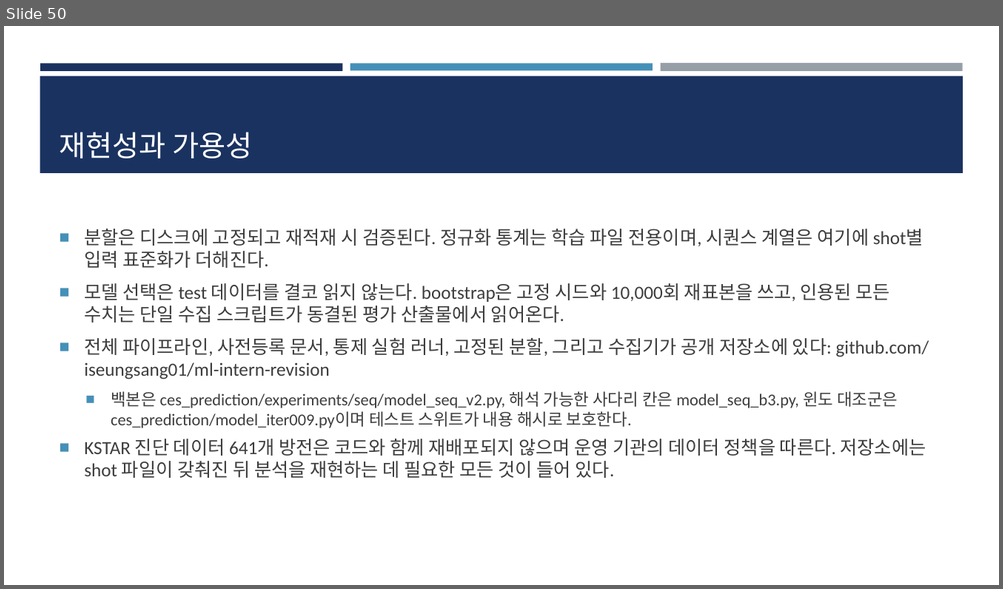
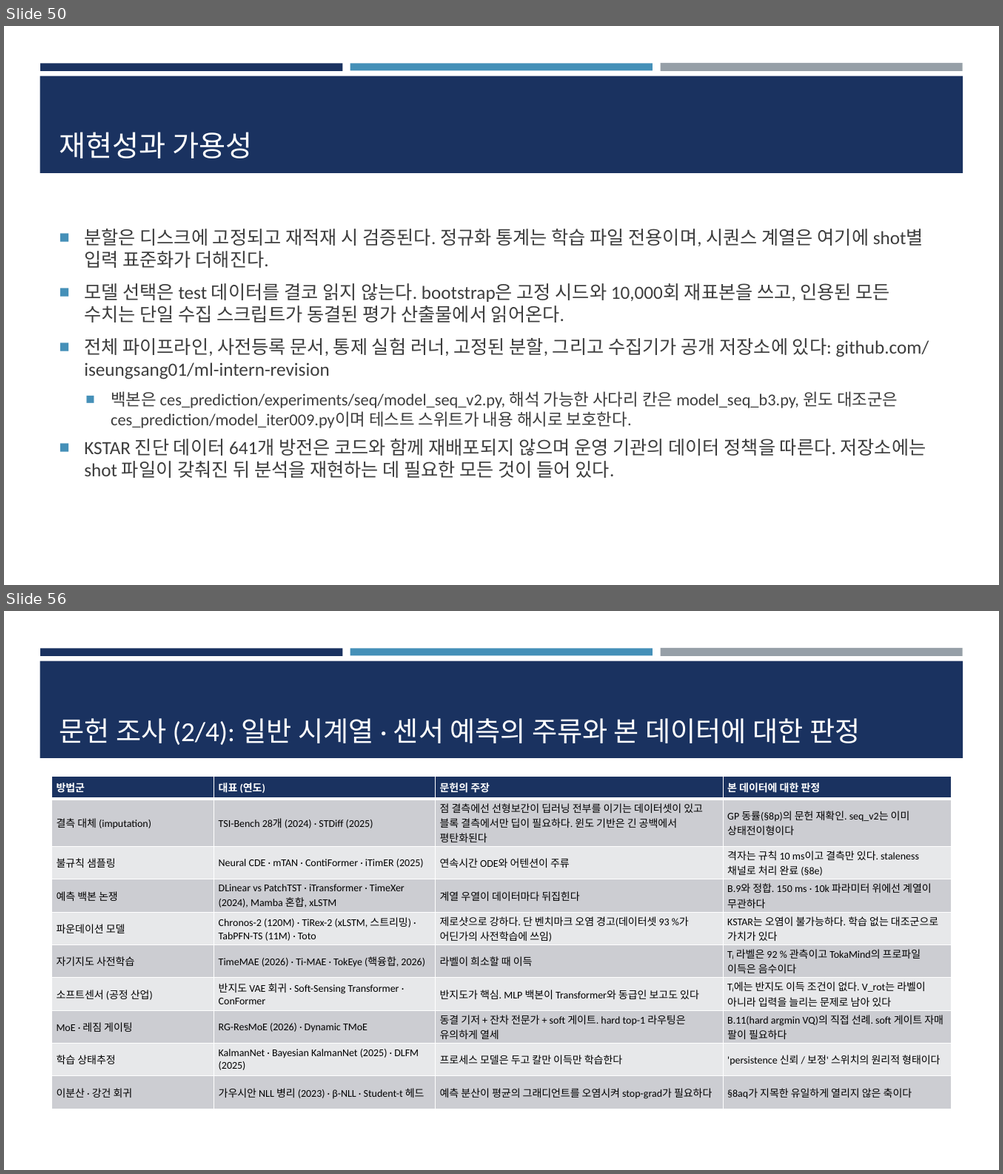
Before and after one commit to iseungsang01/ml-intern-revision, a slide deck: docs/presentation/KSTAR_CES_졸논정리_논문흐름.pptx. Shown one above the other, each under a label of ours: slide 50 before the commit, slides 50 and 56 after it; the slides between them are not shown. The pictures are 1003x589 and 1003x1174 pixels, drawn with LibreOffice and Linux fonts; fonts in the diff are those of the drawing. Boxes give left, top, right and bottom in pixels: in the first picture for what was removed or moved away, otherwise in the second. Text is boxed around its words. In the diff, an @@ line names an element or a change of style, - is before the commit and + after.

```diff
--- a/docs/presentation/KSTAR_CES_졸논정리_논문흐름.pptx
+++ b/docs/presentation/KSTAR_CES_졸논정리_논문흐름.pptx
@@ slide 56 added at (x1=4, y1=611, x2=999, y2=1170), background #FFFFFF; not listed: 4 template elements that a slide beside it also shows @@
@@ title added at (x1=60, y1=718, x2=859, y2=745), 26.5 pt, text #FFFFFF @@
+문헌 조사 (2/4): 일반 시계열 · 센서 예측의 주류와 본 데이터에 대한 판정
@@ table added at (x1=52, y1=777, x2=951, y2=1102), 10 rows, 4 columns @@
+방법군 | 대표 (연도) | 문헌의 주장 | 본 데이터에 대한 판정
+결측 대체 (imputation) | TSI-Bench 28개 (2024) · STDiff (2025) | 점 결측에선 선형보간이 딥러닝 전부를 이기는 데이터셋이 있고 블록 결측에서만 딥이 필요하다. 윈도 기반은 긴 공백에서 평탄화된다 | GP 동률(§8p)의 문헌 재확인. seq_v2는 이미 상태전이형이다
+불규칙 샘플링 | Neural CDE · mTAN · ContiFormer · iTimER (2025) | 연속시간 ODE와 어텐션이 주류 | 격자는 규칙 10 ms이고 결측만 있다. staleness 채널로 처리 완료 (§8e)
+예측 백본 논쟁 | DLinear vs PatchTST · iTransformer · TimeXer (2024), Mamba 혼합, xLSTM | 계열 우열이 데이터마다 뒤집힌다 | B.9와 정합. 150 ms · 10k 파라미터 위에선 계열이 무관하다
+파운데이션 모델 | Chronos-2 (120M) · TiRex-2 (xLSTM, 스트리밍) · TabPFN-TS (11M) · Toto | 제로샷으로 강하다. 단 벤치마크 오염 경고(데이터셋 93 %가 어딘가의 사전학습에 쓰임) | KSTAR는 오염이 불가능하다. 학습 없는 대조군으로 가치가 있다
+자기지도 사전학습 | TimeMAE (2026) · Ti-MAE · TokEye (핵융합, 2026) | 라벨이 희소할 때 이득 | Tᵢ 라벨은 92 % 관측이고 TokaMind의 프로파일 이득은 음수이다
+소프트센서 (공정 산업) | 반지도 VAE 회귀 · Soft-Sensing Transformer · ConFormer | 반지도가 핵심. MLP 백본이 Transformer와 동급인 보고도 있다 | Tᵢ에는 반지도 이득 조건이 없다. V_rot는 라벨이 아니라 입력을 늘리는 문제로 남아 있다
+MoE · 레짐 게이팅 | RG-ResMoE (2026) · Dynamic TMoE | 동결 기저 + 잔차 전문가 + soft 게이트. hard top-1 라우팅은 유의하게 열세 | B.11(hard argmin VQ)의 직접 선례. soft 게이트 자매 팔이 필요하다
+학습 상태추정 | KalmanNet · Bayesian KalmanNet (2025) · DLFM (2025) | 프로세스 모델은 두고 칼만 이득만 학습한다 | 'persistence 신뢰 / 보정' 스위치의 원리적 형태이다
+이분산 · 강건 회귀 | 가우시안 NLL 병리 (2023) · β-NLL · Student-t 헤드 | 예측 분산이 평균의 그래디언트를 오염시켜 stop-grad가 필요하다 | §8aq가 지목한 유일하게 열리지 않은 축이다
```
Also in this commit, not shown: 8 other slides added, 8 other files.
